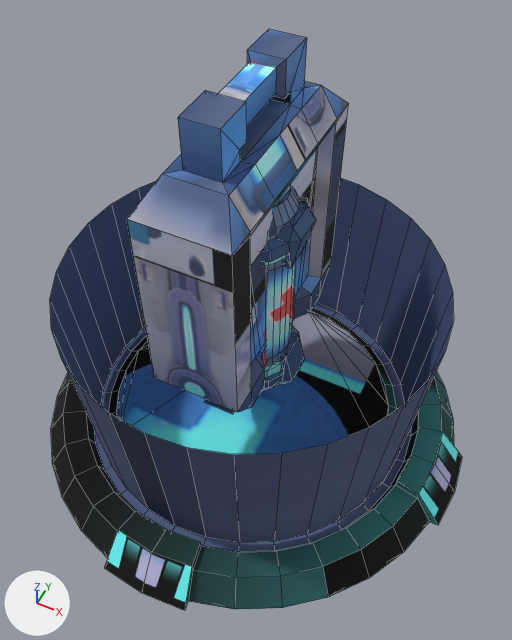
Before and after pictures for a commit that changed the OBJ model src/main/resources/assets/minewatch/models/block/health_pack.obj.
One viewpoint serves both versions: a camera (50 mm lens) standing at (0.935, -1.833, 2.965) and looking at (0.069, -0.1, 0.799). Arrows for +X, +Y and +Z are at lower left; the lights stay in place. Mesh edges are drawn as thin lines. Where no turn or scale is listed for an object, it has been applied to the vertices. Vertices at the same position are counted once.

Objects in the first picture: 'Base', 'Glow', 'Large', 'Small'.
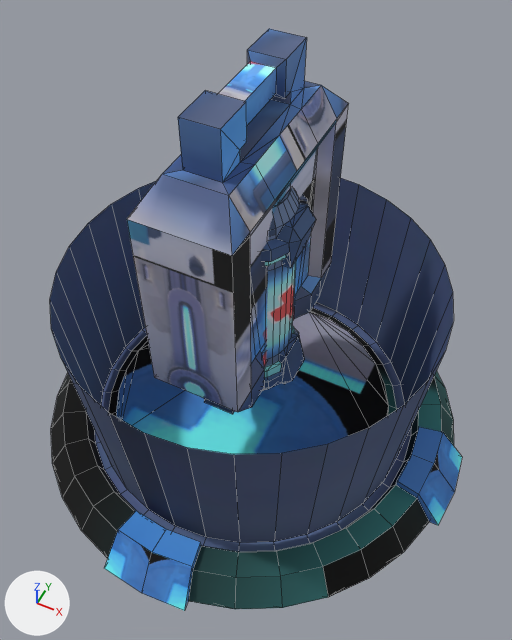
The newer file is also rescaled (x0.6) as a whole; pictures and numbers use the older file's frame.

Boxes [x1, y1, x2, y2] around the edits, measured in the pictures (512 x 640 px; the box of a moved part takes in the faces that stretch with it):
part 1 of me_base, surface changed
    both: [104, 427, 462, 611]
part 2 of me_large, moved or reshaped
    both: [127, 219, 238, 412]
part 3 of me_large, surface changed
    both: [272, 60, 291, 104]

Diff of the bpy script that builds the scene:
```diff
--- a/src/main/resources/assets/minewatch/models/block/health_pack.obj.py
+++ b/src/main/resources/assets/minewatch/models/block/health_pack.obj.py
@@ me_base @@
 me_base.from_pydata(...)  # 224 vertices, 250 faces; spans x -1.04..1.04, y -1.04..1.04, z 0.0..0.16
 # used by ob_base; location = (0.0, 0.0, 0.0)
+# me_base part 1: texture (UV) coordinates of 48 of 250 faces, centred in x -1.01..1.01, y -1.01..1.01, z 0.0..0.16, changed; they spanned u 0.77..0.98, v 0.07..0.35 and now span u 0.35..0.63, v 0.03..0.24
 me_base.materials.append(mat_none)
@@ me_large @@
 # used by ob_large; location = (0.0, 0.0, 0.0)
-me_large.from_pydata(...)  # 139 vertices, 180 faces; spans x -0.201..0.175, y -0.47..0.469, z 0.383..1.815
+me_large.from_pydata(...)  # 138 vertices, 180 faces; spans x -0.201..0.175, y -0.47..0.469, z 0.383..1.815
+# me_large part 2
+# 1 vertex is removed from x -0.201, y -0.47, z 1.51
+# 9 faces are deleted
+# 9 new faces join them
+# me_large part 3: 5 kept faces spanning x -0.084..0.057, y -0.188..0.187, z 1.627..1.815 get new texture (UV) coordinates
 me_large.materials.append(mat_large)
```
